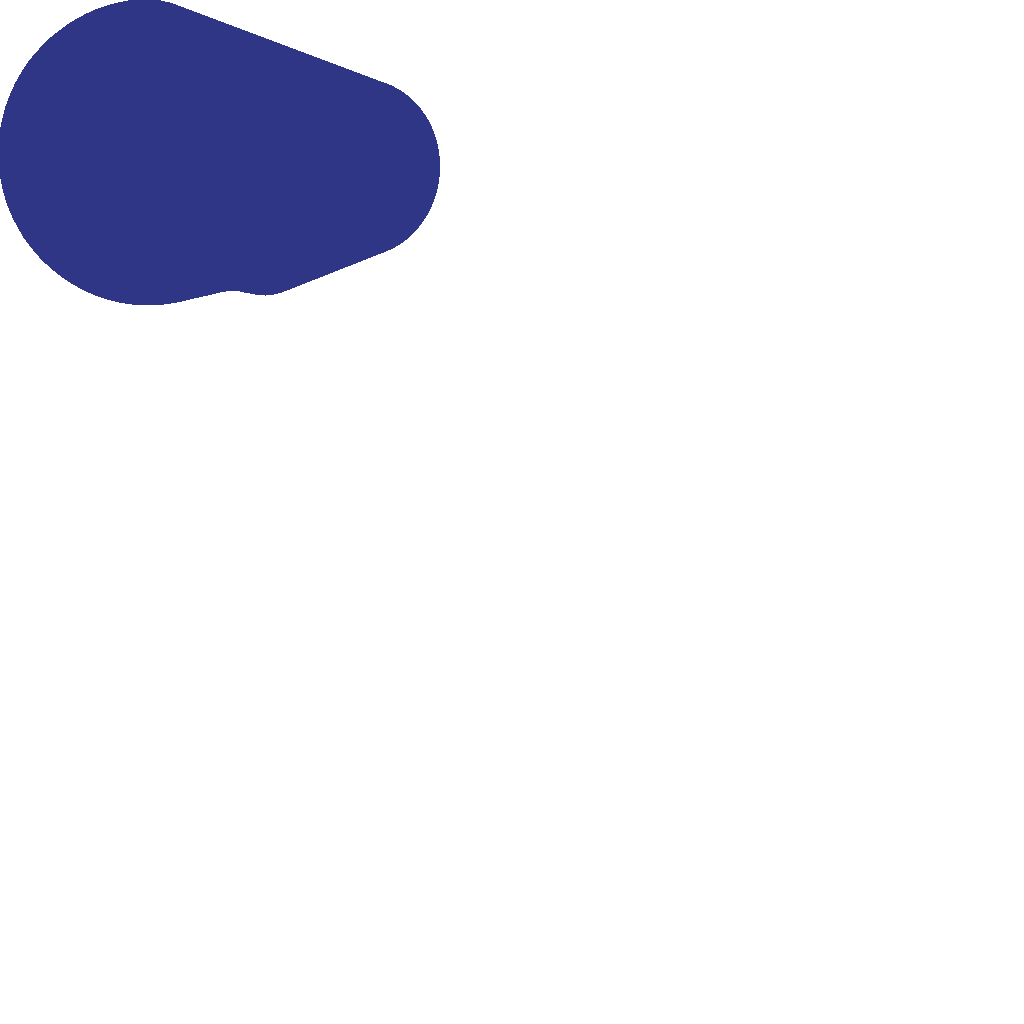
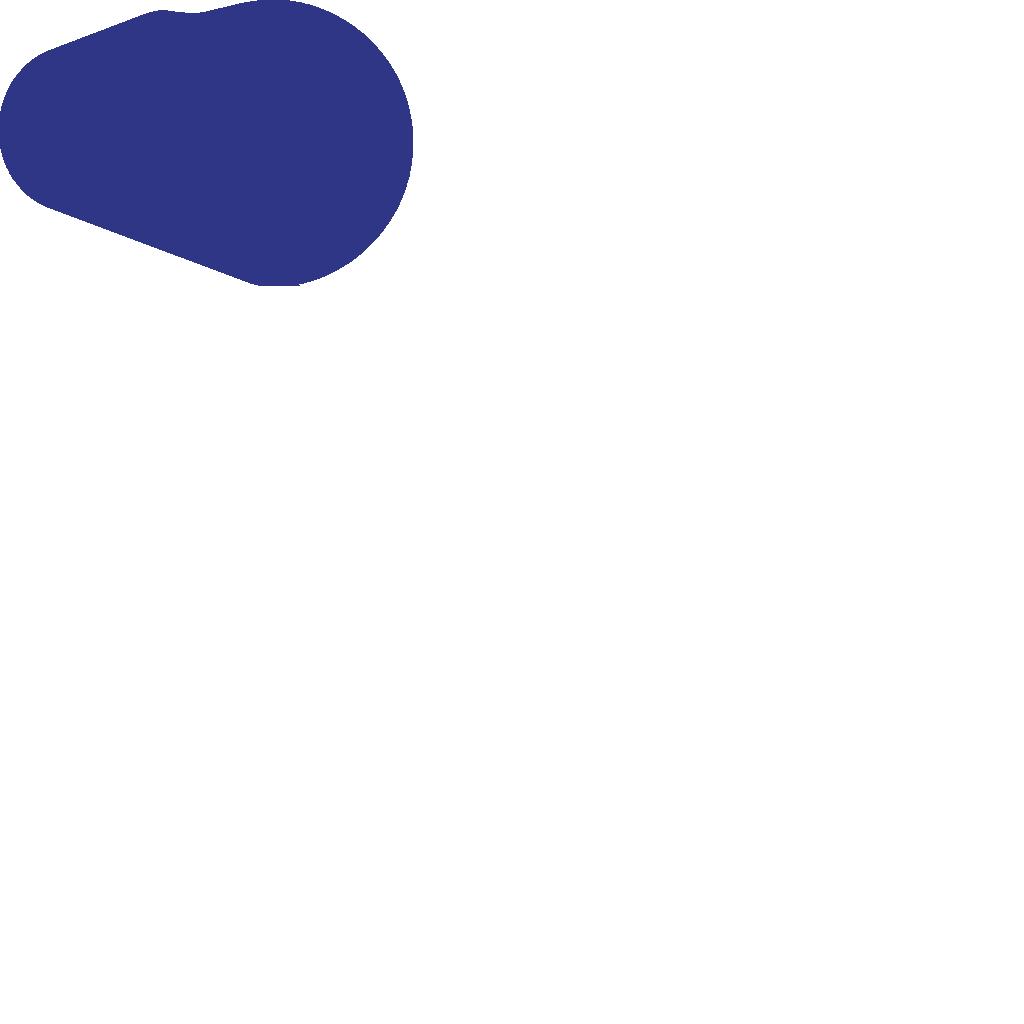
Comparing the layer stacks of the two (1024, 1024) images. Changes:
removed layer "Link U" over [left=64, top=214, right=165, bottom=252]
added layer "icons" above "背景" over [left=0, top=0, right=440, bottom=305]
renamed "link_u_wire.png" to "背景", painted on it over [left=0, top=0, right=440, bottom=305]
